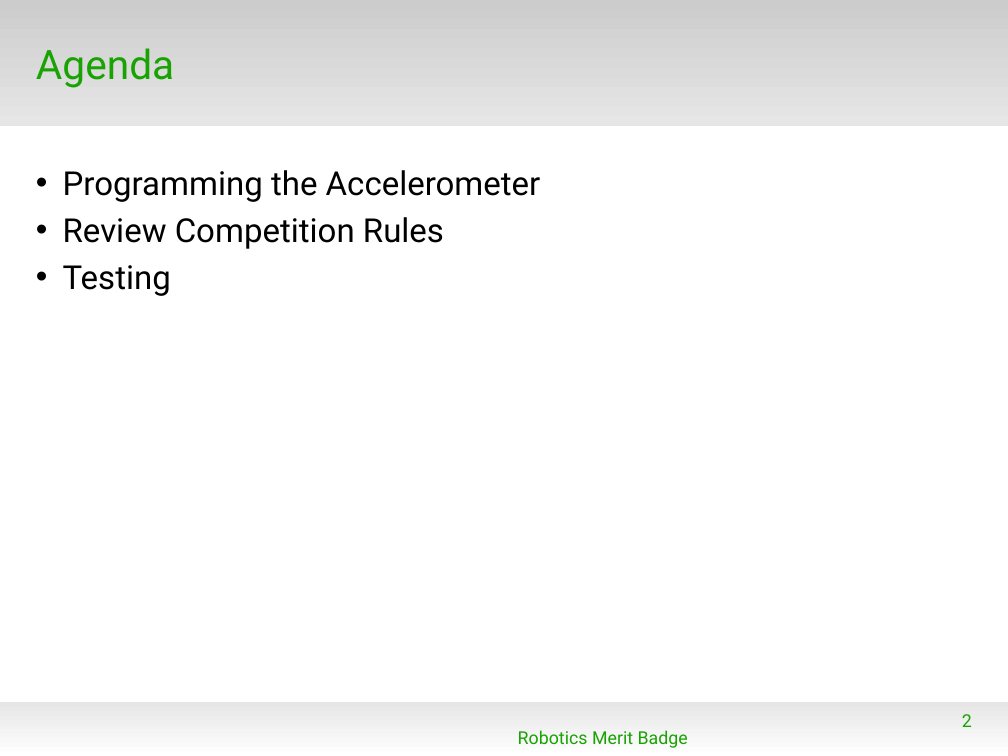
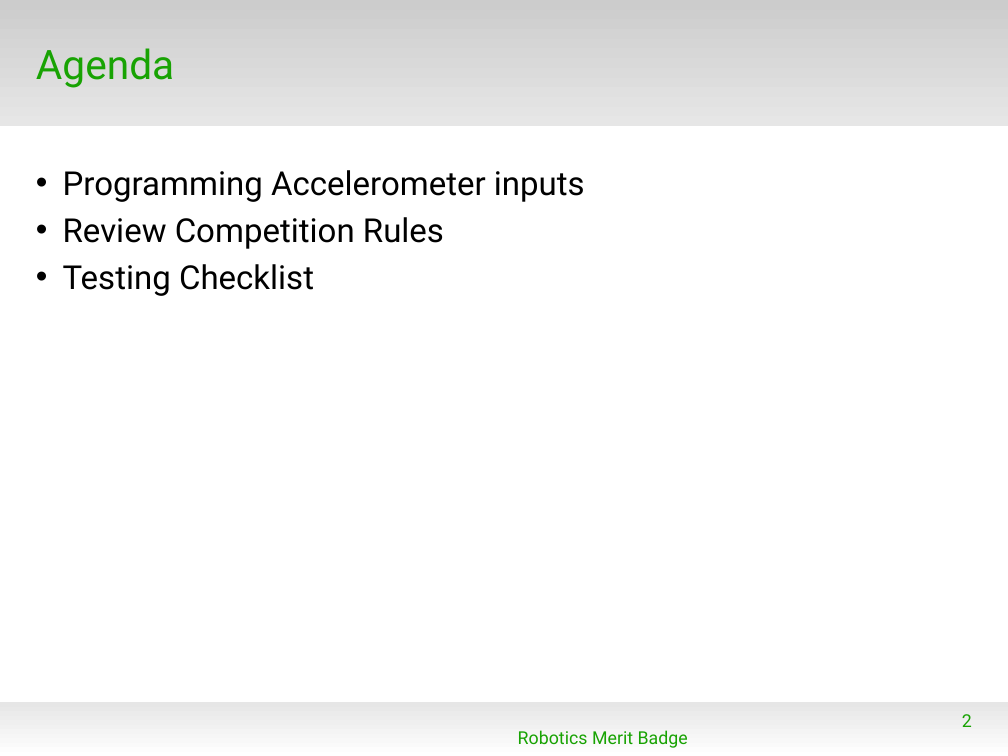
Before and after one commit to spiderman-2099/RoboticsMB, a slide deck: slide 2 of doc/RMB_Session4.odp. Drawn at 1008x756 pixels with LibreOffice and Linux fonts; fonts in the diff are those of the drawing; background and template pictures are left out. Boxes give left, top, right and bottom in pixels: in the first picture for what was removed or moved away, otherwise in the second. Text is boxed around its words. In the diff, an @@ line names an element or a change of style, - is before the commit and + after.

```diff
--- a/doc/RMB_Session4.odp
+++ b/doc/RMB_Session4.odp
@@ text at (63, 170, 585, 202): text changed @@
-• Programming the Accelerometer
+• Programming Accelerometer inputs
@@ text at (63, 264, 314, 296): text changed @@
-• Testing
+• Testing Checklist
```
Also in this commit, not shown: 6 other slides changed, 1 slide added, 1 other file.
